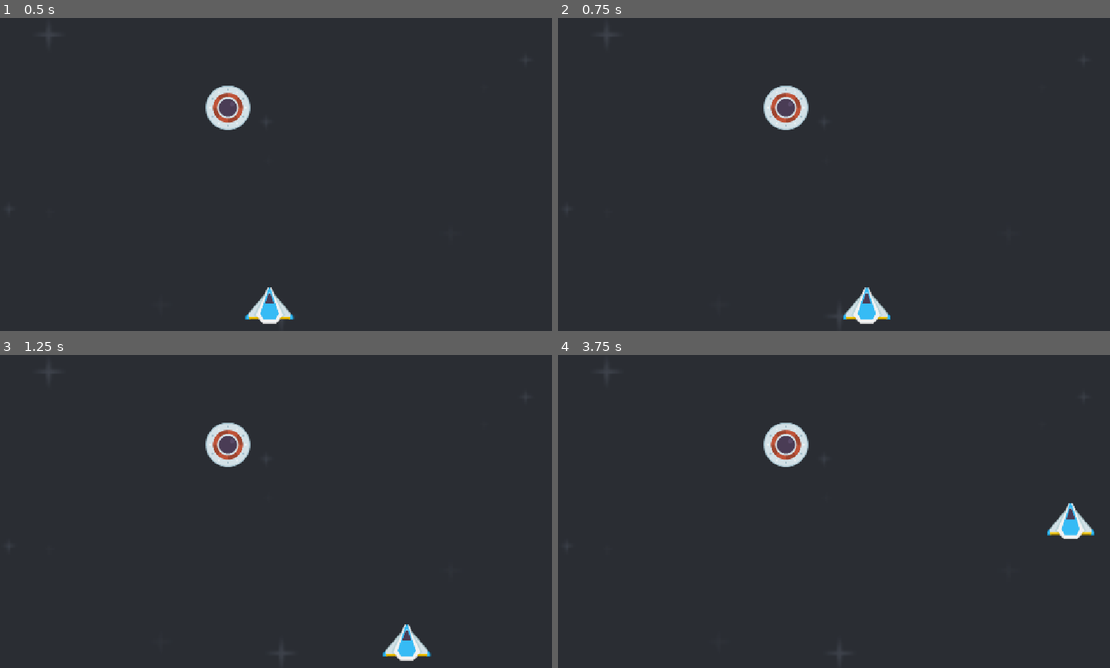
Above: before the commit, frames 1-4 (two rows, left to right).
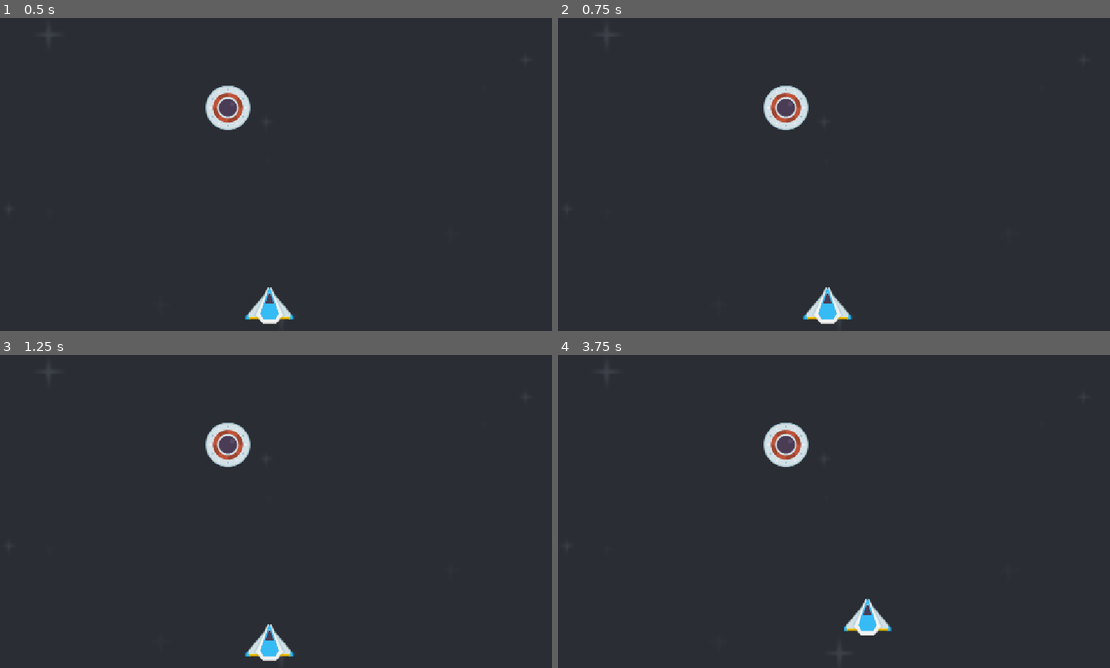
Above: after the commit, the same moments.

Repository: two-sticks-and-a-rock/space-arcade
Game: Godot game, scene res://scenes/prototyping.tscn
The game is run twice, just before and just after one commit, with the same random seed, the same clock (stepped at 60 frames per second) and the same inputs.
Inputs (mouse positions are in pixels of both pictures, inside the frame that each line leads up to):
- Up to frame 1 (0.5 s): no input
- Up to frame 2 (0.75 s): tap Enter at 0.5 s; move the mouse to (949, 155) at 0.52 s; press the mouse at (949, 155) at 0.53 s; hold Right (move_right) from 0.53 s (still down)
- Up to frame 3 (1.25 s): keep holding Right (move_right)
- Up to frame 4 (3.75 s): move the mouse to (712, 524) at 1.27 s; release Right (move_right) at 1.28 s; release the mouse at (712, 524) at 1.28 s; hold Down (move_back) 1.28-2.03 s; click (712, 524) at 1.35 s; tap Space at 2 s; move the mouse to (883, 439) at 2.02 s; press the mouse at (883, 439) at 2.03 s; hold Right (move_right) 2.03-2.78 s; move the mouse to (800, 574) at 2.77 s; release the mouse at (800, 574) at 2.78 s; hold Up (move_forward) 2.78-3.53 s; click (800, 574) at 2.85 s; move the mouse to (999, 558) at 3.52 s; press the mouse at (999, 558) at 3.53 s; hold Left (move_left) from 3.53 s (still down)

Frame 1 is identical in both runs. In frame 2, 1.1% of the frame differs, in the area x 44-61%, y 86-98%; in frame 3, 1.1%, in the area x 44-79%, y 86-98%; in frame 4, 1.1%.

Commit message:
Set player direction on release

Diff:
--- a/scenes/player.gd
+++ b/scenes/player.gd
@@ -4,20 +4,21 @@
 
 @export var speed = 400
 var screen_size
+var direction = Vector2.ZERO
 
 func _ready():
 	screen_size = get_viewport_rect().size
 
 func _process(delta):
-	var velocity = Vector2.ZERO
-	if Input.is_action_pressed("move_right"):
-		velocity.x += 1
-	if Input.is_action_pressed("move_left"):
-		velocity.x -= 1
-	if Input.is_action_pressed("move_back"):
-		velocity.y += 1
-	if Input.is_action_pressed("move_forward"):
-		velocity.y -= 1
+	var velocity = direction
+	# if Input.is_action_pressed("move_right"):
+	# 	velocity.x += 1
+	# if Input.is_action_pressed("move_left"):
+	# 	velocity.x -= 1
+	# if Input.is_action_pressed("move_back"):
+	# 	velocity.y += 1
+	# if Input.is_action_pressed("move_forward"):
+	# 	velocity.y -= 1
 
 	if velocity.length() > 0:
 		velocity = velocity.normalized() * speed
--- a/scenes/slingshot.gd
+++ b/scenes/slingshot.gd
@@ -16,6 +16,7 @@
     - TBD: Do we allow slow drift?
     - TBD: steering?
 """
+@onready var player = get_parent().get_node("player")
 
 var start_vector := Vector2.ZERO
 var end_vector := Vector2.ZERO
@@ -25,9 +26,11 @@
         # The moment the mouse click happens, save the start vector
         start_vector = get_global_mouse_position()
         end_vector = start_vector
-        # print(start_vector)
     if Input.is_action_pressed("click"):
         # While the player holds the button, update the end_vector
         end_vector = get_global_mouse_position()
         add_point(start_vector, 0)
         add_point(end_vector, 1)
+    if Input.is_action_just_released("click"):
+        # When the player releases, set the direction of the ship
+        player.direction = ((start_vector - end_vector)*2).normalized()*100
